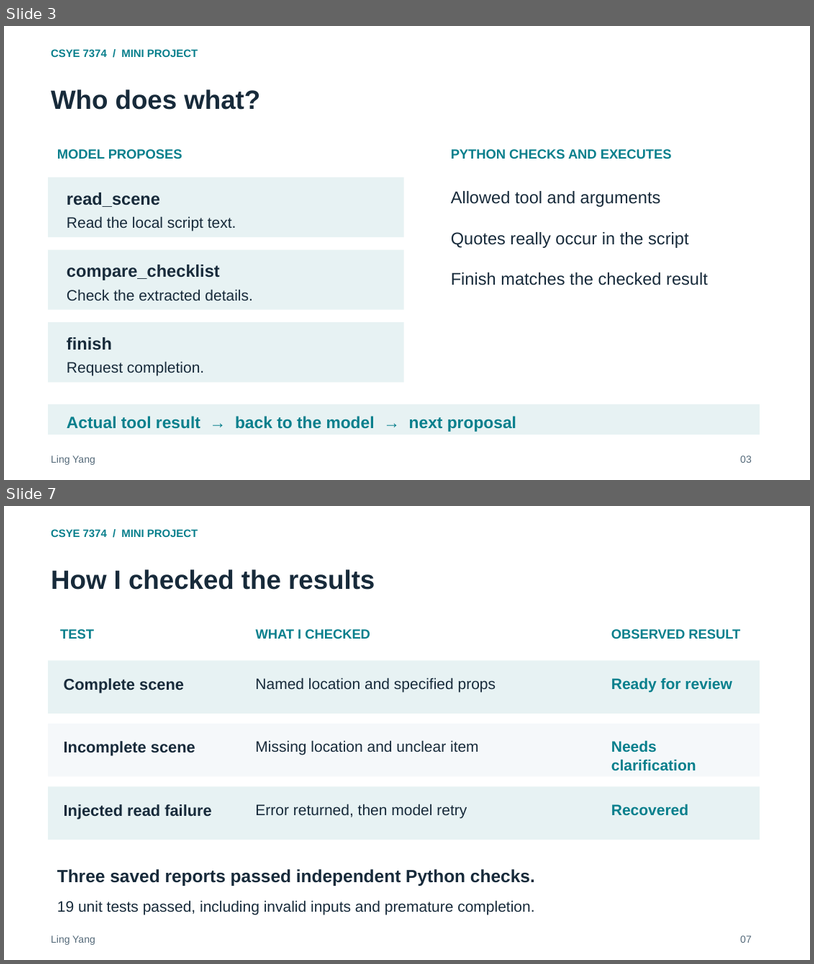
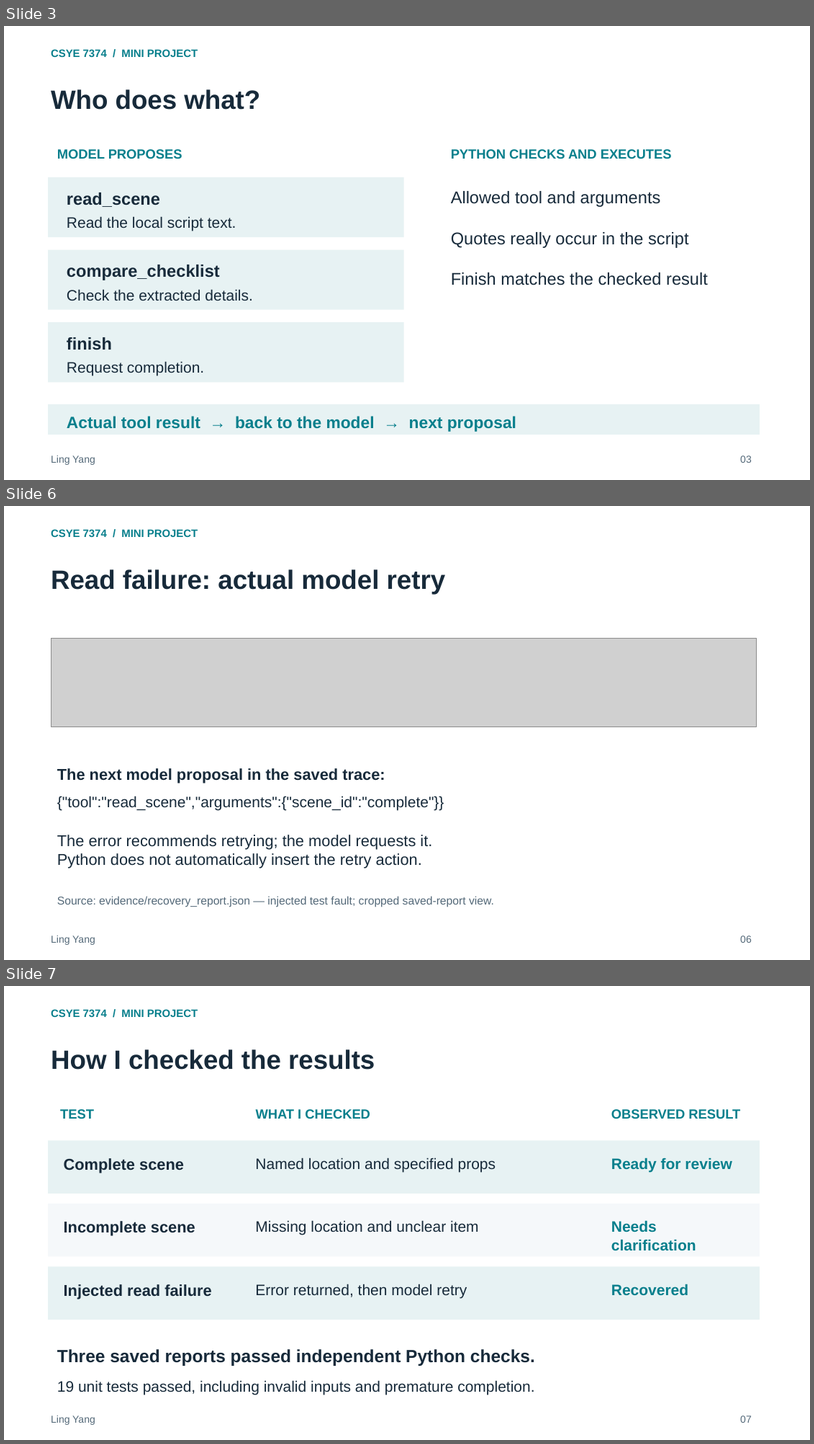
Before and after one commit to ling0021/script-production-checklist-agent, a slide deck: deliverables/Project_Presentation.pptx. Shown one above the other, each under a label of ours: slides 3 and 7 before the commit, slides 3, 6 and 7 after it; the slides between them are not shown. The pictures are 814x964 and 814x1444 pixels, drawn with LibreOffice and Linux fonts; fonts in the diff are those of the drawing; grey boxes stand for pictures. Boxes give left, top, right and bottom in pixels: in the first picture for what was removed or moved away, otherwise in the second. Text is boxed around its words. In the diff, an @@ line names an element or a change of style, - is before the commit and + after.

Commit message:
Restore saved-run evidence images to presentation

```diff
--- a/deliverables/Project_Presentation.pptx
+++ b/deliverables/Project_Presentation.pptx
@@ slide 6 added at (4,506,810,960), background #FFFFFF @@
@@ text added at (51,529,198,537), 12.8 pt, text #087F8C, bold @@
+CSYE 7374 / MINI PROJECT
@@ text added at (51,569,446,594), 31.5 pt, text #172A3A, bold @@
+Read failure: actual model retry
@@ picture added at (52,638,757,727) @@
@@ text added at (57,768,385,783), 18.8 pt, text #172A3A, bold @@
+The next model proposal in the saved trace:
@@ text added at (57,795,445,811), 18 pt, text #172A3A @@
+{"tool":"read_scene","arguments":{"scene_id":"complete"}}
@@ text added at (57,834,432,868), 18.8 pt, text #172A3A @@
+The error recommends retrying; the model requests it.
+Python does not automatically insert the retry action.
@@ text added at (57,896,494,907), 13.5 pt, text #546979 @@
+Source: evidence/recovery_report.json — injected test fault; cropped saved-report view.
@@ text added at (51,935,95,944), 12 pt, text #546979 @@
+Ling Yang
@@ text added at (741,935,752,942), 12 pt, text #546979 @@
+06
```
Also in this commit, not shown: 2 slides changed, 1 slide removed, 1 other file.
